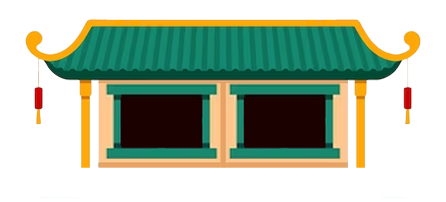
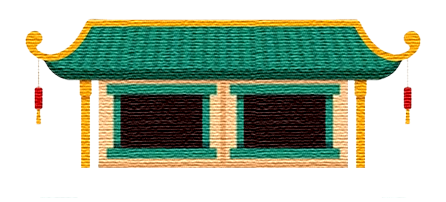
Layer changes from the first 446×202 image to the second:
painted on "레이어 1" over [25, 18, 421, 198]
